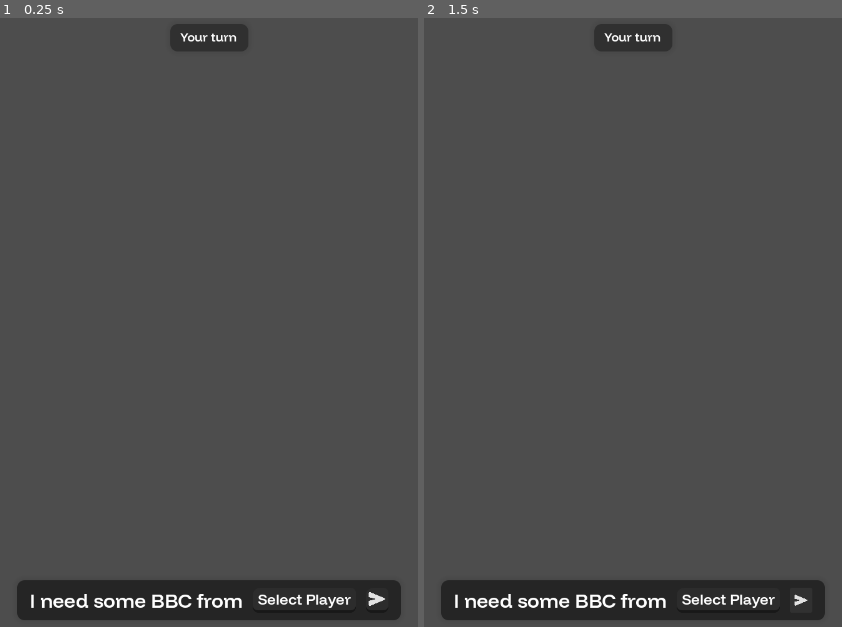
Above: before the commit, frames 1-2 (left to right).
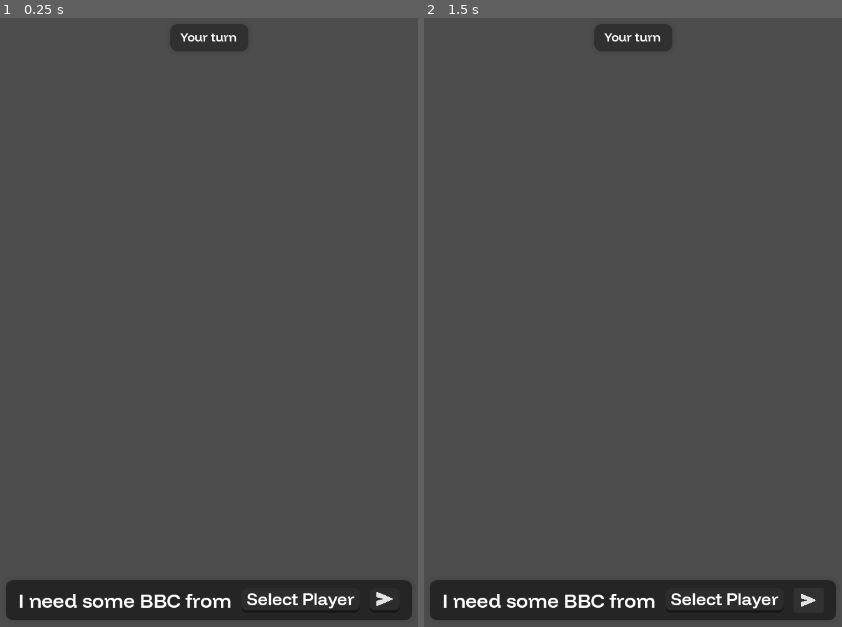
Above: after the commit, the same moments.

Repository: NesiAwesomeness/PartyTimeGodot
Game: Godot game, scene res://main/games/go-fish/go_fish.tscn
Two runs of this game, one before a commit and one after it. Both use one fixed random seed, a clock stepped at 60 frames per second and the inputs below. This scene is started directly instead of the project's main scene.
Inputs (mouse positions are in pixels of both pictures, inside the frame that each line leads up to; where the layout moved, square brackets give the same spot in the first picture):
- Up to frame 1 (0.25 s): no input
- Up to frame 2 (1.5 s): click (808, 602) [800, 602] at 0.5 s; click (808, 602) [800, 602] at 1.25 s

The runs differ from the first frame. In frame 1, 1.4% of the frame differs, in the area x 1-99%, y 92-99%; in frame 2, 1.3%.
Error in both runs: Invalid access to property or key 'members' on a base object of type 'Dictionary'. (res://main/games/go-fish/ask_panel.gd:31)

Commit message:
It works
Fixed a bunch of stuff, overall a much better experience

Diff:
--- a/party-time-godot/main/games/go-fish/ask_panel.gd
+++ b/party-time-godot/main/games/go-fish/ask_panel.gd
@@ -99,6 +99,8 @@
 	if GoFish.PASSIVES.has(rank):
 		request_label.text = "[wave] Drag and Drop over any card. [/wave]"
 		self_modulate = Color("647843ff")
+		show()
+
 		return
 
 	var power_card = not GoFish.CARDS.has(rank)
@@ -117,8 +119,6 @@
 		str("Using [shake]", GoFish.POWERS[selected_rank], "[/shake] on") if
 		is_power else str("I need [wave]", GoFish.CARDS[selected_rank].name, "[/wave] from")
 	)
-
-	print( request_label.text )
 
 func on_send_pressed():
 	var target_id : String = get_player_id(selected_player_name)
--- a/party-time-godot/main/games/go-fish/card.gd
+++ b/party-time-godot/main/games/go-fish/card.gd
@@ -23,6 +23,9 @@
 func _ready():
 	add_to_group("HandListener")
 	selection.disabled = true
+
+	mouse_entered.connect(_on_mouse_entered)
+	mouse_exited.connect(_on_mouse_exited)
 	protection_label.hide()
 
 	number.hide()
@@ -31,14 +34,56 @@
 	card_body.self_modulate = Color("252826ff")
 
 var position_tween : Tween
+# Drag state variables
+var _is_dragging: bool = false
+var _drag_offset: Vector2 = Vector2.ZERO
+var _target_pos: Vector2 = Vector2.ZERO
+var _anim_tween: Tween
+
+static var card_in_hand = false
+var booked := false
 
 func update_count(_count : int, is_protected:bool=false):
 	protection_label.visible = is_protected
 
 	if _count == 0:
 		if GoFish.booked_cards.has(rank):
-			print("insert booked card animated exit here ", rank)
-		queue_free()
+			if booked: return
+			booked = true
+
+			if _anim_tween and _anim_tween.is_valid():
+				_anim_tween.kill()
+
+			_anim_tween = create_tween().set_parallel(true)
+
+			#fade the numbers and prot first
+			_anim_tween.tween_property(number, "modulate:a", 0.0, 0.1)
+			_anim_tween.tween_property(protection_label, "modulate:a", 0.0, 0.1)
+
+			_anim_tween.tween_property(self, "scale", Vector2(1.2, 1.2), 0.5).set_ease(
+				Tween.EASE_OUT).set_trans(Tween.TRANS_CIRC)
+			_anim_tween.tween_property(card_body, "position:y", 32.0, 0.5).set_ease(
+				Tween.EASE_OUT).set_trans(Tween.TRANS_CIRC)
+
+			_anim_tween.tween_property(card_vis, "modulate:a", 0.0, 0.2).set_delay(0.1)
+			_anim_tween.chain().tween_callback( queue_free )
+		else:
+			if _anim_tween and _anim_tween.is_valid():
+				_anim_tween.kill()
+
+			_anim_tween = create_tween().set_parallel(true)
+
+			#fade the numbers and prot first
+			_anim_tween.tween_property(number, "modulate:a", 0.0, 0.1)
+			_anim_tween.tween_property(protection_label, "modulate:a", 0.0, 0.1)
+
+			_anim_tween.tween_property(self, "scale", Vector2(0.9, 0.9), 0.15).set_ease(
+				Tween.EASE_OUT).set_trans(Tween.TRANS_CIRC)
+			_anim_tween.tween_property(card_body, "position:y", 32.0, 0.15).set_ease(
+				Tween.EASE_OUT).set_trans(Tween.TRANS_CIRC)
+
+			_anim_tween.tween_property(card_vis, "modulate:a", 0.0, 0.1).set_delay(0.1)
+			_anim_tween.chain().tween_callback( queue_free )
 		return
 
 	if _count == count: return
@@ -47,13 +92,16 @@
 	number.visible = _count > 1
 
 	if _count > count:
-		var duration = 0.06
-
 		if animate:
-			if position_tween: position_tween.kill()
-			position_tween = create_tween()
-			position_tween.tween_property(card_body, "position:y", -32.0, duration * 2.0).set_delay(duration * 4.0)
-			position_tween.chain().tween_property(card_body, "position:y", 0.0, duration * 3.0)
+			if _anim_tween and _anim_tween.is_valid():
+				_anim_tween.kill()
+
+			_anim_tween = create_tween().set_parallel(true)
+			_anim_tween.tween_property(self, "scale", Vector2(1.0, 1.0), 0.15).set_ease(
+				Tween.EASE_OUT).set_trans(Tween.TRANS_QUAD)
+			_anim_tween.tween_property(card_body, "position:y", -32.0, 0.15).set_ease(
+				Tween.EASE_OUT).set_trans(Tween.TRANS_QUAD)
+			_anim_tween.chain().tween_property(card_body, "position:y", 0.0, 0.3)
 	count = _count
 
 var active := false
@@ -65,7 +113,6 @@
 
 	is_me = true
 
-	selection.pressed.connect(  on_selection)
 	selection.mouse_entered.connect( _on_mouse_entered )
 	selection.mouse_exited.connect( _on_mouse_exited )
 	selection.disabled = false
@@ -110,38 +157,68 @@
 
 	selection.disabled = false
 
-# Drag state variables
-var _is_dragging: bool = false
-var _drag_offset: Vector2 = Vector2.ZERO
-var _target_pos: Vector2 = Vector2.ZERO
-var _drag_tween: Tween
-
 func _process(delta: float) -> void:
 	if _is_dragging:
 		global_position = global_position.lerp(_target_pos, 25.0 * delta)
 
-func _on_selectable_gui_input(event):
+var _click_start_pos: Vector2 = Vector2.ZERO
+
+func _on_mouse_entered() -> void:
+	if _is_dragging or card_in_hand: return
+
+	var r = GoFish.CARDS[rank].name if GoFish.CARDS.has(rank) else ''
+	GoFishToolTip.tooltip = tooltip_text if tooltip_text != '' else r
+	z_index = 99
+
+	if _anim_tween and _anim_tween.is_valid():
+		_anim_tween.kill()
+	_anim_tween = create_tween().set_parallel(true)
+	_anim_tween.tween_property(self, "scale", Vector2(1.1, 1.1), 0.15).set_ease(
+		Tween.EASE_OUT).set_trans(Tween.TRANS_QUAD)
+	_anim_tween.tween_property(card_body, "position:y", -18.0, 0.15).set_ease(
+		Tween.EASE_OUT).set_trans(Tween.TRANS_QUAD)
+
+func _on_mouse_exited() -> void:
+	if _is_dragging or card_in_hand: return
+	GoFishToolTip.tooltip = ""
+	z_index = 0
+
+	if _anim_tween and _anim_tween.is_valid():
+		_anim_tween.kill()
+	_anim_tween = create_tween().set_parallel(true)
+	_anim_tween.tween_property(self, "scale", Vector2(1.0, 1.0), 0.15).set_ease(
+		Tween.EASE_OUT).set_trans(Tween.TRANS_QUAD)
+	_anim_tween.tween_property(card_body, "position:y", 0.0, 0.15).set_ease(
+		Tween.EASE_OUT).set_trans(Tween.TRANS_QUAD)
+
+func _on_selectable_gui_input(event: InputEvent) -> void:
 	if not is_me: return
 
 	if event is InputEventMouseButton and event.button_index == MOUSE_BUTTON_LEFT:
 		if event.is_pressed():
-
-			_drag_offset = get_global_mouse_position() - global_position
+			_click_start_pos = get_global_mouse_position()
+			_drag_offset = _click_start_pos - global_position
 			_target_pos = global_position
 
 			_is_dragging = true
+			card_in_hand = true
+
+			if _anim_tween and _anim_tween.is_valid():
+				_anim_tween.kill()
+			_anim_tween = create_tween()
+			_anim_tween.tween_property(self, "rotation", 0.0, 0.05).set_ease(
+				Tween.EASE_OUT).set_trans(Tween.TRANS_QUAD)
+
 			z_index = 100
-
-			# Tween the rotation to 0
-			if _drag_tween and _drag_tween.is_valid():
-				_drag_tween.kill()
-			_drag_tween = create_tween()
-			_drag_tween.tween_property(
-				self, "rotation", 0.0, 0.15).set_ease(Tween.EASE_OUT).set_trans(Tween.TRANS_QUAD)
 
 		elif not event.is_pressed() and _is_dragging:
 			_is_dragging = false
-			_perform_drop()
+			card_in_hand = false
+
+			if get_global_mouse_position().distance_to(_click_start_pos) < 10.0:
+				on_selection()
+			else:
+				_perform_drop()
 
 	elif event is InputEventMouseMotion and _is_dragging:
 		get_tree().call_group("CardListener", "on_card_selected", '')
@@ -156,7 +233,6 @@
 
 	if mouse_pos.y < my_parent.global_position.y - 200:
 		rearrange.emit(get_index())
-		print("Dropped too high, returning to original index.")
 		return
 
 	var target_rank := ""
@@ -168,8 +244,12 @@
 			if sibling != self and sibling.card_body.get_global_rect().has_point(mouse_pos):
 				target_rank = sibling.rank
 
-	if GoFish.PASSIVES.has(target_rank):
-		get_tree().call_group("CardListener", "on_passive_use", rank, target_rank)
+	if GoFish.PASSIVES.has(rank):
+		print(rank, " on ", target_rank)
+		if target_rank == '': return
+
+		get_tree().call_group("HandListener", "on_passive_use", rank, target_rank)
+		hide()
 		return
 
 	cards_to_sort.sort_custom(func(a, b): return a.global_position.x < b.global_position.x)
@@ -187,28 +267,34 @@
 	active = passive == rank
 	card_body.position.y = -32.0 if active else 0.0
 
-func _on_mouse_entered():
-	var r = GoFish.CARDS[rank].name if GoFish.CARDS.has(rank) else ''
-	GoFishToolTip.tooltip = tooltip_text if tooltip_text != '' else r
-
-func _on_mouse_exited():
-	GoFishToolTip.tooltip = ""
-
-func hand_updated(is_me : bool, _full_space:bool=false):
+func hand_updated(_is_me : bool=false, _full_space:bool=false):
 	var center_index : float = (get_parent().get_child_count() - 1) / 2.0
 	var center_offset: float = get_index() - center_index
-	var target_rotation : float = center_offset * 3.6 * float(is_me)
-
-	var spacing = 120.0 if is_me else 28.0
+	var target_rotation : float = center_offset * 3.6 * float(_is_me)
+
+	var spacing = 120.0 if _is_me else 28.0
 	var target_x: float = center_offset * spacing
-	var target_y: float = center_offset * center_offset * 2.4 * float(is_me)
+	var target_y: float = center_offset * center_offset * 3.6 * float(_is_me)
 
 	var duration : float = 0.3
 	# Animate the card to its new position and rotation smoothly
+
 	var tween = create_tween().set_parallel(true).set_trans(Tween.TRANS_QUINT).set_ease(Tween.EASE_IN_OUT)
 	tween.tween_property(self, "position",  Vector2(target_x, target_y), duration)
 	tween.tween_property(self, "rotation_degrees", target_rotation, duration).set_delay(0.25)
 	tween.chain().tween_callback( func(): z_index = 0 )
 
 func on_selection():
-	if not _is_dragging: get_tree().call_group("CardListener", "on_card_selected", rank)
+	get_tree().call_group("CardListener", "on_card_selected", rank)
+
+	if _anim_tween and _anim_tween.is_valid():
+		_anim_tween.kill()
+
+	_anim_tween = create_tween()
+	_anim_tween.tween_property(card_holder, "position:y", -20.0, 0.06).set_ease(
+		Tween.EASE_OUT).set_trans(Tween.TRANS_QUINT)
+
+	_anim_tween.chain().tween_property(card_holder, "position:y", 0.0, 0.1).set_ease(
+		Tween.EASE_IN_OUT).set_trans(Tween.TRANS_QUAD)
+
+	_anim_tween.tween_callback( hand_updated.bind(true) )
--- a/party-time-godot/main/games/go-fish/go_fish.gd
+++ b/party-time-godot/main/games/go-fish/go_fish.gd
@@ -199,7 +199,12 @@
 			else:
 				if block_list.has(move.rank):
 					#remove rank from block list
-					players[move.target]["block_list"] = block_list.filter(func(rank): return rank != move.rank)
+					players[move.target]["block_list"] = block_list.filter(
+						func(rank): return rank != move.rank
+					)
+
+					#remove the card from the targets hand.
+					delete_one_card("silver_tongue", move.target)
 
 					#Player will draw.
 					draw_from_deck( move.player )
@@ -218,6 +223,8 @@
 					)
 		MOVES.PASSIVE:
 			delete_one_card(move.passive, move.player)
+
+			print("on passive use ", move.passive, move.player)
 			match move.passive:
 				"silver_tongue": players[move.player]["block_list"].append(move.rank)
 		MOVES.USE:
@@ -470,6 +477,7 @@
 	on_ask(player, rank)
 
 func on_passive_use(passive, target_rank):
+	print("passive move made")
 	make_move({"player" : GameManager.my_uid, "passive" : passive, "type" : MOVES.PASSIVE, "rank": target_rank})
 
 func on_ask_panel_use_power(player, power):
--- a/party-time-godot/main/games/go-fish/go_fish.tscn
+++ b/party-time-godot/main/games/go-fish/go_fish.tscn
@@ -31,7 +31,7 @@
 
 [sub_resource type="LabelSettings" id="LabelSettings_seqg7"]
 font = ExtResource("4_5ubho")
-font_size = 24
+font_size = 28
 
 [sub_resource type="StyleBoxEmpty" id="StyleBoxEmpty_5xxos"]
 
@@ -208,7 +208,7 @@
 theme_override_constants/margin_bottom = 8
 
 [node name="PlayerList" type="VBoxContainer" parent="Me/HBoxContainer/AskPanel/MarginContainer/HBoxContainer/MarginContainer/PlayerSelect/Control/Margin/PlayerSelectPanel/Margin" unique_id=712942867]
-custom_minimum_size = Vector2(150, 0)
+custom_minimum_size = Vector2(180, 0)
 layout_mode = 2
 size_flags_vertical = 8
 theme_override_constants/separation = 8
@@ -219,7 +219,7 @@
 theme_override_constants/margin_left = 8
 
 [node name="Button" type="Button" parent="Me/HBoxContainer/AskPanel/MarginContainer/HBoxContainer/SendButton" unique_id=1140678637]
-custom_minimum_size = Vector2(36, 36)
+custom_minimum_size = Vector2(48, 36)
 layout_mode = 2
 theme_override_styles/normal = SubResource("StyleBoxFlat_5ubho")
 theme_override_styles/pressed = SubResource("StyleBoxFlat_yvrjn")
@@ -265,7 +265,6 @@
 anchors_preset = 0
 
 [node name="Tooltip" type="Label" parent="Control" unique_id=330066413]
-visible = false
 layout_mode = 1
 anchors_preset = 2
 anchor_top = 1.0
--- a/party-time-godot/main/games/go-fish/hand.gd
+++ b/party-time-godot/main/games/go-fish/hand.gd
@@ -109,4 +109,4 @@
 
 func arrange_cards():
 	for card_node : Card in hand_container.get_children():
-		card_node.hand_updated(is_me)
+		card_node.hand_updated( is_me )
--- a/party-time-godot/main/games/go-fish/tooltip.gd
+++ b/party-time-godot/main/games/go-fish/tooltip.gd
@@ -3,14 +3,16 @@
 
 # The global static variable your cards will modify
 static var tooltip: String = ""
+@export var speed : float = 50.0
 
 # Internal state tracking
 var _current_tooltip: String = ""
 var active_tween: Tween
 
 # Positioning constants
-var _base_offset: Vector2 = Vector2(40, -32)
+var _base_offset: Vector2 = Vector2(40, -48)
 var _anim_offset_y: float = 0.0 # This is what we will actually tween!
+var _current_base_pos: Vector2 = Vector2.ZERO # Tracks the smoothed position
 
 func _ready() -> void:
 	# Start completely invisible and hidden
@@ -27,11 +29,28 @@
 		else:
 			# Update the text before showing
 			text = _current_tooltip
+			size = Vector2.ZERO
 			_animate_show()
 
 	# 2. If it's visible, lock it to the mouse + offset + the tweened animation value
 	if visible:
 		global_position = get_global_mouse_position() + _base_offset + Vector2(0, _anim_offset_y)
+		# Calculate the maximum allowed X and Y before hitting the right/bottom margins.
+		# We use max() just in case the screen is extremely tiny, preventing clamp errors.
+		var mouse_target = get_global_mouse_position() + _base_offset
+		var screen_size = get_viewport_rect().size
+		var margin: float = 48.0
+
+		var max_x = max(margin, screen_size.x - size.x - margin)
+		var max_y = max(margin, screen_size.y - size.y - margin)
+
+		# Restrict the target coordinates to the safe box
+		var clamped_x = clamp(mouse_target.x, margin, max_x)
+		var clamped_y = clamp(mouse_target.y, margin, max_y)
+		var safe_target_pos = Vector2(clamped_x, clamped_y)
+
+		_current_base_pos = _current_base_pos.lerp(safe_target_pos, speed * _delta)
+		global_position = _current_base_pos + Vector2(0, _anim_offset_y)
 
 
 func _animate_show() -> void:
Not shown, changed: party-time-svelte/static/godot-build/index.html
Not shown, changed: party-time-svelte/static/godot-build/index.pck
